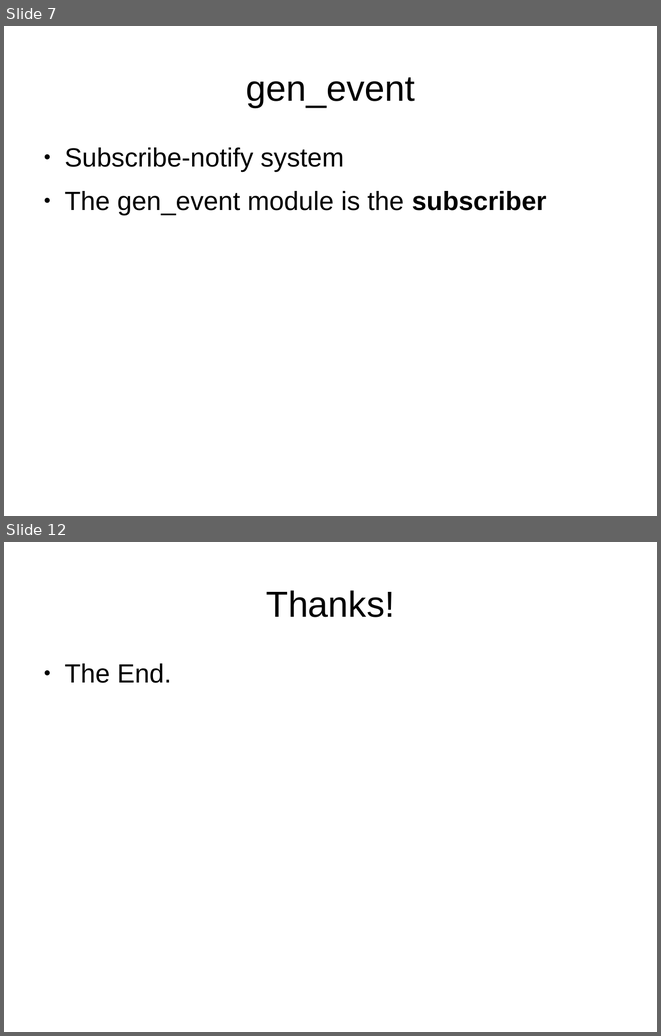
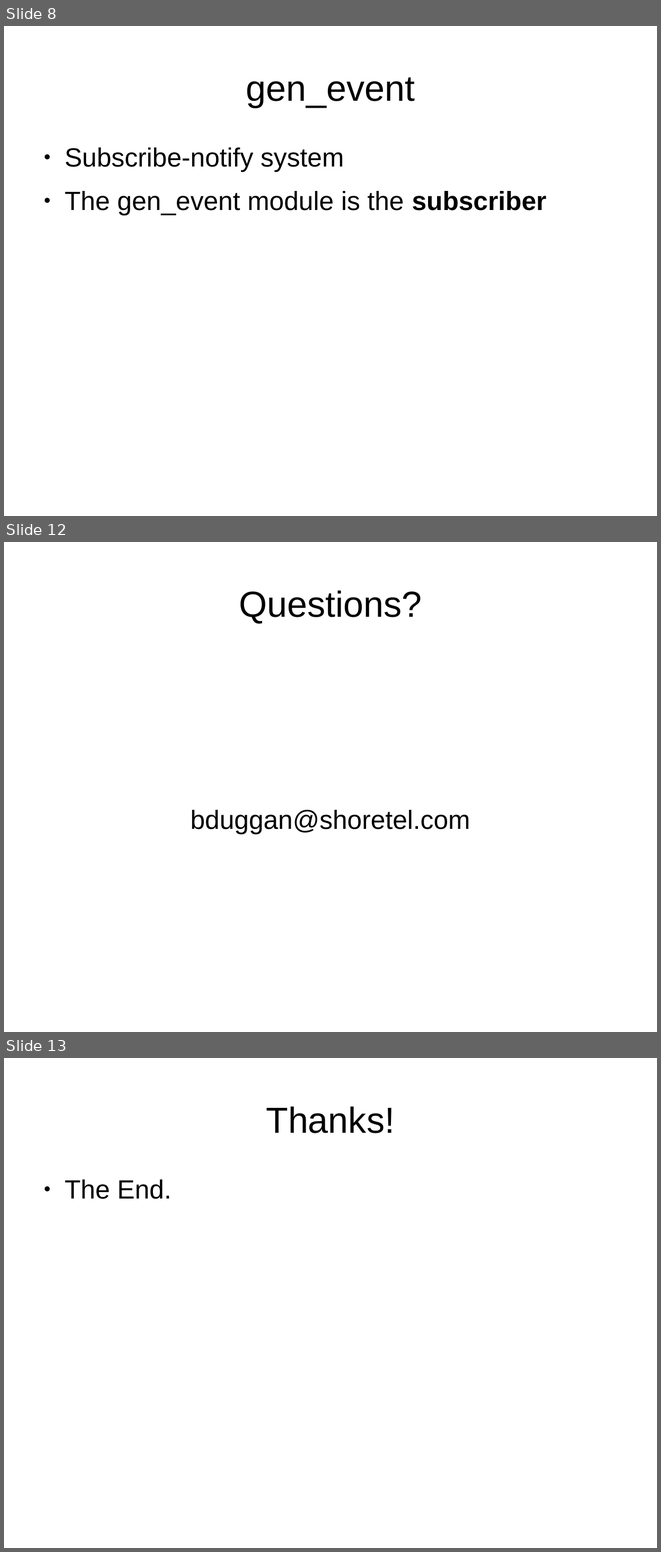
Before and after one commit to bernardd/OTPworkshop, a slide deck: Slides.odp. Shown one above the other, each under a label of ours: slides 7 and 12 before the commit, slides 8, 12 and 13 after it; the slides between them are not shown. The pictures are 661x1036 and 661x1552 pixels, drawn with LibreOffice and Linux fonts; fonts in the diff are those of the drawing. Boxes give left, top, right and bottom in pixels: in the first picture for what was removed or moved away, otherwise in the second. Text is boxed around its words. In the diff, an @@ line names an element or a change of style, - is before the commit and + after.

```diff
--- a/Slides.odp
+++ b/Slides.odp
@@ slide 12 added at (x1=4, y1=542, x2=657, y2=1032), background #FFFFFF @@
@@ title added at (x1=239, y1=590, x2=422, y2=623), 44 pt, text #000000 @@
+Questions?
@@ subtitle added at (x1=191, y1=810, x2=470, y2=834), 32 pt, text #000000 @@
+bduggan@shoretel.com
@@ what was slide 7 is now slide 8 @@
@@ what was slide 12 is now slide 13 @@
```
Also in this commit, not shown: 2 slides changed, 3 other slides added, 3 slides removed.
